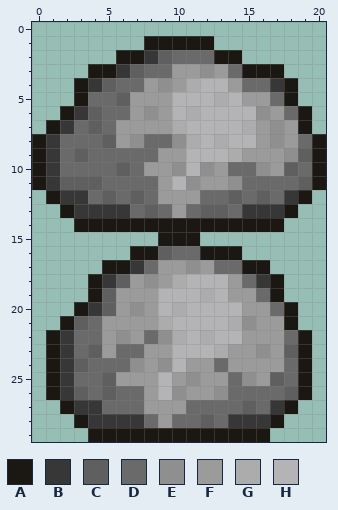
One commit to this pixel-art sprite: NPCs/Unfriendly/Enemies/RegolithSlime.png. Above is the file before it was changed.
The file is 42x60 pixels, drawn in blocks of 2x2; one block is one cell here. Colours within 5 levels of each other are drawn and written as one.
Palette (. is transparent): A #1b1713  B #373737  C #5f5f5f  D #6a6a6a  E #8f8f8f  F #9b9b9b  G #acacac  H #b4b4b7
Pixels before, first column x 0:
 1 ........AAAAA........
 2 ......AABCDDDAA......
 3 ....AABCDDFFEFDAAA...
 4 ...ABCDDFEFGHHFDDBA..
 5 ...ADDCFFFHHHGHFFDA..
 6 ..ABCDDFEFHGHHHHEFDA.
 7 .ABDCDFFFFGHHHHGFEFA.
 8 ABDDDCFEDDEGHGHHFEFDA
 9 ABDCDDDDDFFHHHGFFFECA
10 ABDDDDCDFFEHEFDDEFCDA
11 ABCCCDDDDFHEFFEDDDDCA
12 .ABBDCDCDFFFDDCDCDBA.
13 ..ABBBBDCDFDCCDBBBA..
14 ...AAAAAAAAAAAAAAA...
15 .........AAA.........
16 .......AACDDAAA......
17 .....AABDFFEFDDAA....
18 ....ABCFEFGHHHFDBA...
19 ....ACFFFHHHGHFFDA...
20 ...ABCFEFHGHHHHFFDA..
21 ..ACDFFFFGHHHHGEFFA..
22 .ABDDFEFDEGHGHHFFFDA.
23 .ABDCFDDFFHHHGFFEFCA.
24 .ABCDDDEFEHFFDFFFFDA.
25 .ABDDCFFFHFEFFDEFCDA.
26 .ABCDCDDFHEFFEDDDDCA.
27 ..ABBDDDFFFDDDDCDBA..
28 ...ABBBBDFDDCDBBBA...
29 ....AAAAAAAAAAAAA....
Now the later version:
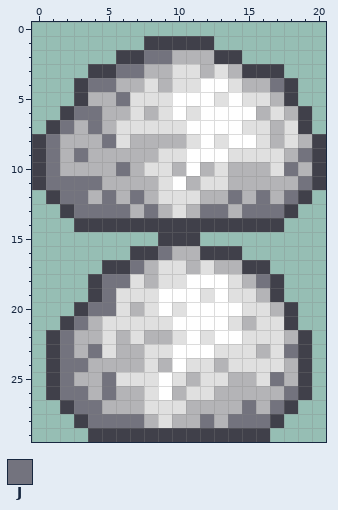
Colours new in this view: J #73737e
Author's note on the commit: Regolith Slime Recolor Now it looks like it's made of regolith
The edit:
colour A: #1b1713 -> #40404a
colour D: #6a6a6a -> #b4b4b7
colour F: #9b9b9b -> #e0e0e0
colour H: #b4b4b7 -> #ffffff
Changed rows in their new state; - is a pixel that keeps its letter.
first column x 1:
 2 -------JJ----------
 3 -----JJ----D-------
 4 ---JJ---D-F-----J--
 5 -----J------F------
 6 --JJ---D--F----D---
 7 -J-J-----F----F-D--
 8 J---J-D--DF-F---D--
 9 J-J----------F---DJ
10 J----J---D-D---D-J-
11 JJJJ------D--D----J
12 -JJ-J-J------J-J-J-
13 --JJJJ-J---JJ-JJJ--
16 --------J----------
17 ------J---D--------
18 ----JJ-D-F-----J---
19 ----J------F-------
20 ---JJ-D--F---------
21 --J-----F----FD----
22 -J---D--DF-F-------
23 -J-J--------F--D-J-
24 -JJ---D-D----------
25 -J--J-----D---D-J--
26 -JJ-J----D--D----J-
27 --JJ----------J-J--
28 ---JJJJ----J-JJJ---
Pixel boxes of the changes (left, top, right, bottom) in both pictures:
changed: (32, 36, 326, 442)
